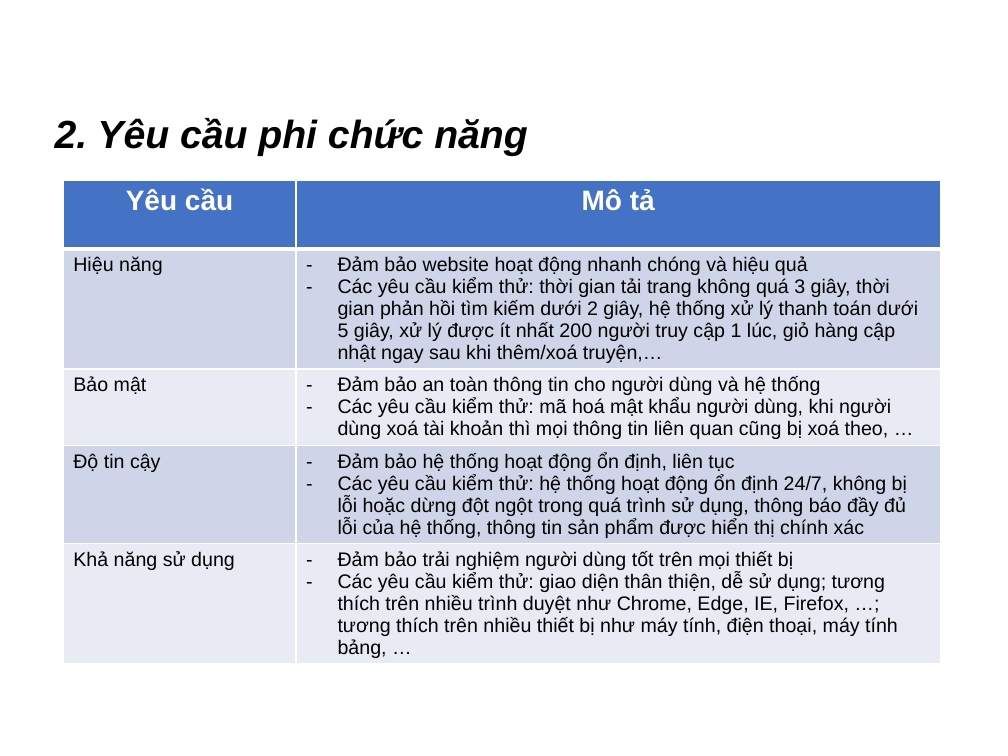
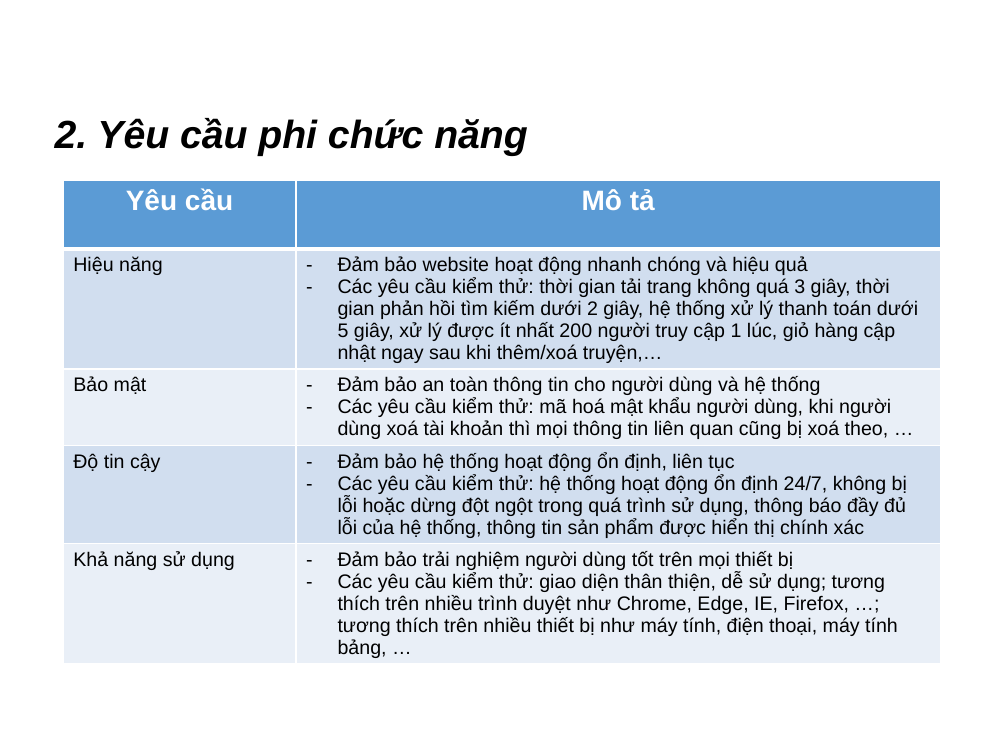
Before and after one commit to LeThiAnh06042004/DA2_KiemThuWebsiteNXBKimDong, a slide deck: slide 7 of docs/Template Slide SQA.pptx. Drawn at 1008x756 pixels with LibreOffice and Linux fonts; fonts in the diff are those of the drawing; background and template pictures are left out. Boxes give left, top, right and bottom in pixels: in the first picture for what was removed or moved away, otherwise in the second. Text is boxed around its words. In the diff, an @@ line names an element or a change of style, - is before the commit and + after.

```diff
--- a/docs/Template Slide SQA.pptx
+++ b/docs/Template Slide SQA.pptx
@@ table at (x1=64, y1=180, x2=940, y2=689) @@
@@ fill #4472C4 to #5B9BD5 in row 1 @@
@@ fill #CFD5EA to #D2DEEF in 4 cells @@
@@ fill #E9EBF5 to #EAEFF7 in 4 cells @@
```
Also in this commit, not shown: 4 other slides changed, 8 other files.
